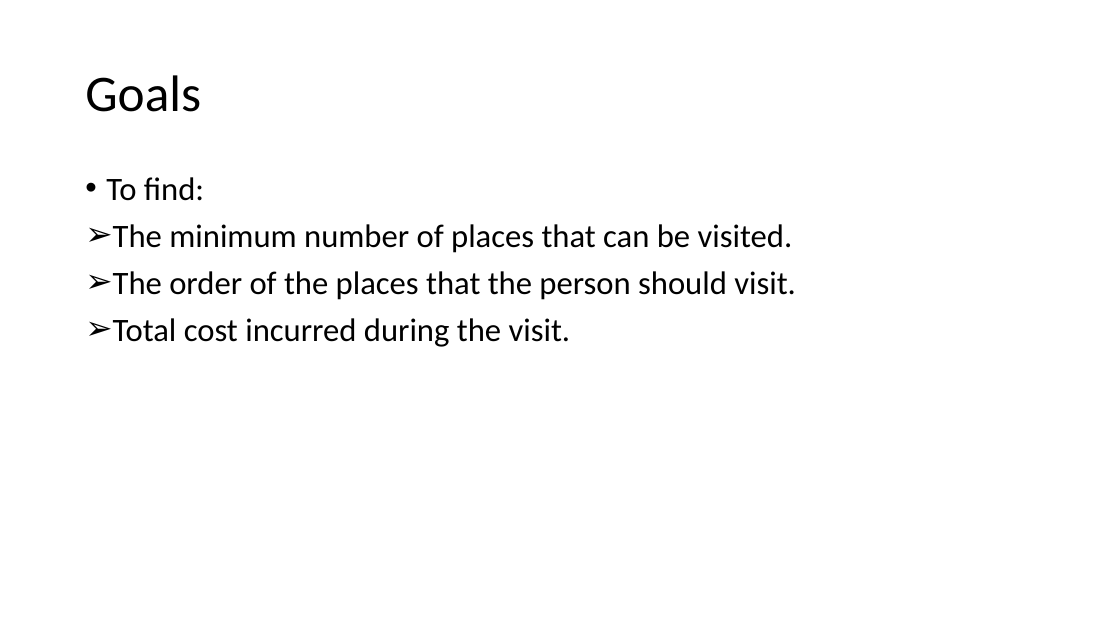
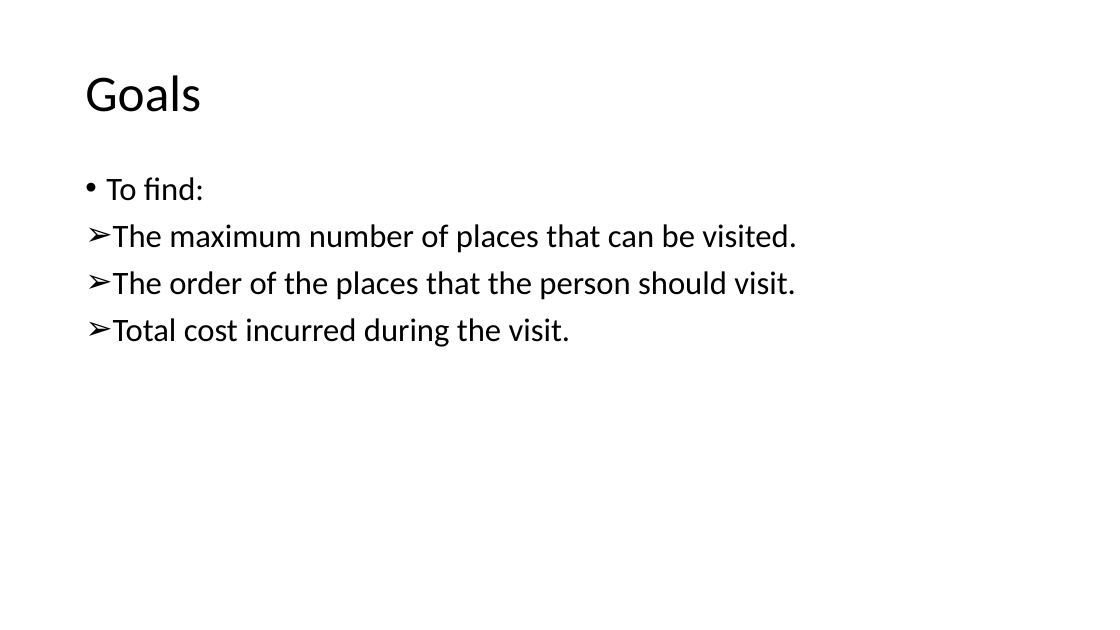
Before and after one commit to abhilash-j2/BostonSightseeing, a slide deck: slide 9 of Boston Sightseeing.pptx. Drawn at 1120x630 pixels with LibreOffice and Linux fonts; fonts in the diff are those of the drawing. Boxes give left, top, right and bottom in pixels: in the first picture for what was removed or moved away, otherwise in the second. Text is boxed around its words. In the diff, an @@ line names an element or a change of style, - is before the commit and + after.

```diff
--- a/Boston Sightseeing.pptx
+++ b/Boston Sightseeing.pptx
@@ text at (113,224,797,253): text changed @@
-➢ The minimum number of places that can be visited.
+➢ The maximum number of places that can be visited.
```
Also in this commit, not shown: 11 other slides changed, 7 slides added, 1 slide removed, 1 other file.
